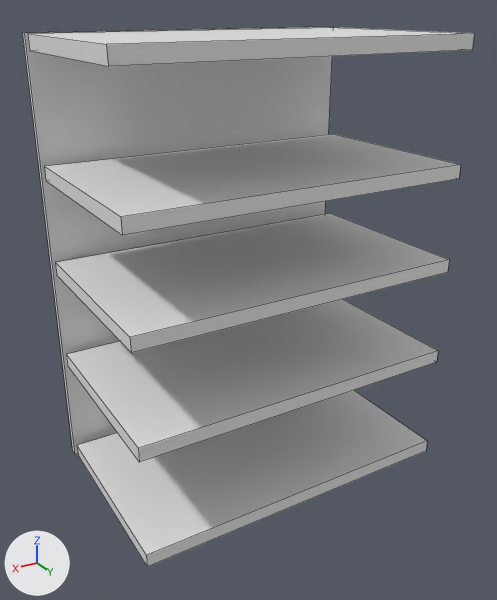
An edit to the FBX model Export Art/GasStation/Interior/GasStationShelves.fbx, drawn before and after from the same camera.
Camera for both pictures: a 50 mm camera at (1.39, 2.26, 1.93) aimed at (0.03, 0.0, 0.8). Every picture has the same lights, and +X, +Y and +Z are marked at lower left. The first picture is the older version. Mesh edges are drawn as thin lines. Where no turn or scale is listed for an object, it has been applied to the vertices.

Script lines for the objects in view, before the commit:
```python
me_plane_012 = bpy.data.meshes.new('Plane.012')
me_plane_012.from_pydata(...)  # a box spanning x -0.7..0.7, y -0.4..0.4, z -0.06..0.0; a box spanning x -0.7..0.7, y -0.48..-0.44, z -0.97..0.87; a box spanning x -0.7..0.7, y -0.4..0.4, z -0.95..-0.89; a box spanning x -0.7..0.7, y -0.4..0.4, z -0.48..-0.42; a box spanning x -0.7..0.7, y -0.4..0.4, z 0.34..0.39; a box spanning x -0.7..0.7, y -0.41..0.39, z 0.81..0.87
ob_gasstationshelves = bpy.data.objects.new('GasStationShelves', me_plane_012)
ob_gasstationshelves.location = (0.0, -0.01, 0.966)
```
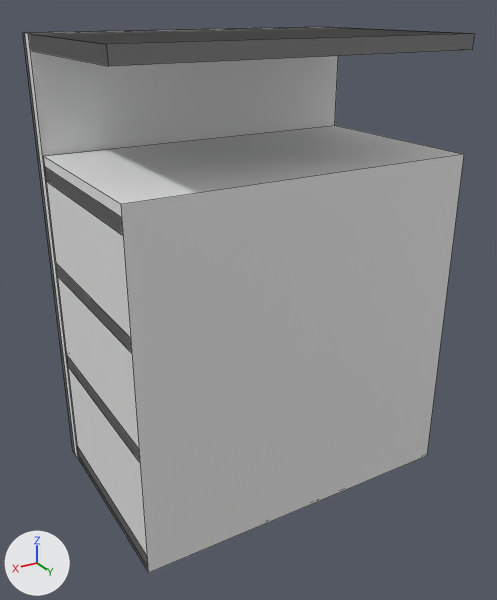
Where the newer file only moved an object's origin or applied its transform, the numbers keep the older frame.

What differs and where, as boxes [x1, y1, x2, y2] in the pictures (497 x 600 px):
'GasStationShelves', reshaped
    before: [23, 27, 474, 567]
    after: [23, 27, 474, 573]
part 1 of me_plane_012, added
    after: [44, 126, 464, 573]
part 2 of me_plane_012, added
    after: [66, 354, 139, 459]
part 3 of me_plane_012, added
    after: [44, 166, 122, 234]
part 4 of me_plane_012, built on
    before: [23, 27, 427, 567]
    after: [23, 27, 474, 565]

Diff of the bpy script that builds the scene:
```diff
--- a/Export Art/GasStation/Interior/GasStationShelves.fbx.py
+++ b/Export Art/GasStation/Interior/GasStationShelves.fbx.py
@@ me_plane_012 @@
 # used by ob_gasstationshelves; location = (0.0, -0.01, 0.966)
-me_plane_012.from_pydata(...)  # 48 vertices, 36 faces; spans x -0.7..0.7, y -0.48..0.4, z -0.97..0.87
+me_plane_012.from_pydata(...)  # 92 vertices, 72 faces; spans x -0.7..0.7, y -0.48..0.41, z -0.97..0.87
+# me_plane_012 part 1: a new loose piece, a box spanning x -0.7..0.7, y -0.39..0.41, z -0.97..0.43
+# me_plane_012 part 2: a new loose piece, a box spanning x -0.7..0.7, y -0.401..0.399, z -0.477..-0.421
+# me_plane_012 part 3: a new loose piece, a box spanning x -0.7..0.7, y -0.4..0.4, z 0.337..0.393
+# me_plane_012 part 4
+# 7 faces are deleted
+# 20 vertices are added at x -0.7..0.7, y -0.48..0.4, z -0.97..0.87
+# 25 new faces join them
```
